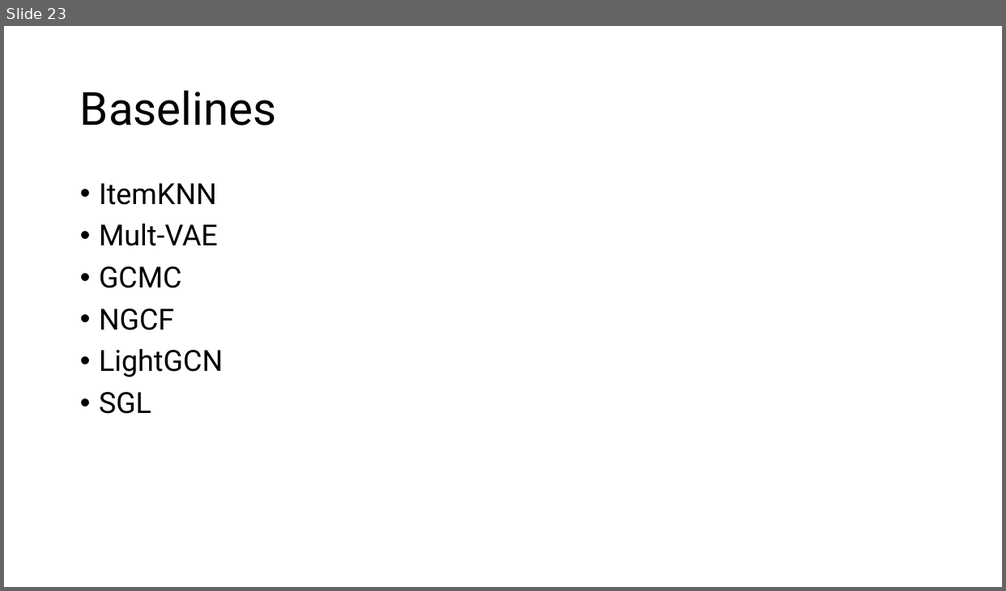
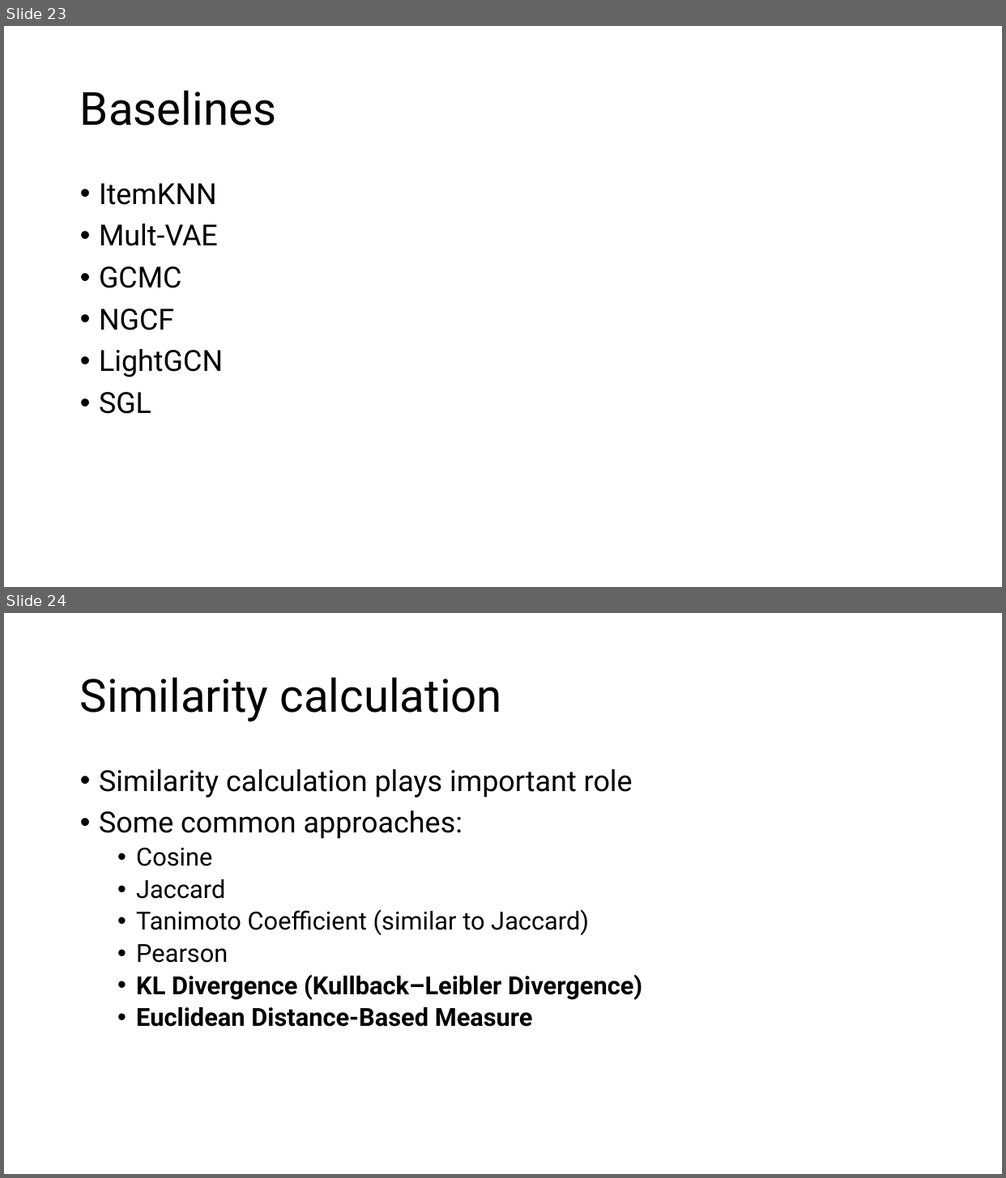
Before and after one commit to tseesurenb/hyperGCN_v4, a slide deck: ppt/HyperGCN_20241118.pptx. Shown one above the other, each under a label of ours: slide 23 before the commit, slides 23 and 24 after it. The pictures are 1006x591 and 1006x1178 pixels, drawn with LibreOffice and Linux fonts; fonts in the diff are those of the drawing. Boxes give left, top, right and bottom in pixels: in the first picture for what was removed or moved away, otherwise in the second. Text is boxed around its words. In the diff, an @@ line names an element or a change of style, - is before the commit and + after.

```diff
--- a/ppt/HyperGCN_20241118.pptx
+++ b/ppt/HyperGCN_20241118.pptx
@@ slide 24 added at (x1=4, y1=613, x2=1002, y2=1174), background #FFFFFF @@
@@ title added at (x1=80, y1=677, x2=503, y2=722), 44 pt, text #000000 @@
+Similarity calculation
@@ text added at (x1=99, y1=769, x2=642, y2=1027), 24 pt, text #000000 @@
+• Similarity calculation plays important role
+• Some common approaches:
+  • Cosine
+  • Jaccard
+  • Tanimoto Coefficient (similar to Jaccard)
+  • Pearson
+  • KL Divergence (Kullback–Leibler Divergence)
+  • Euclidean Distance-Based Measure
```
Also in this commit, not shown: 14 other files.
